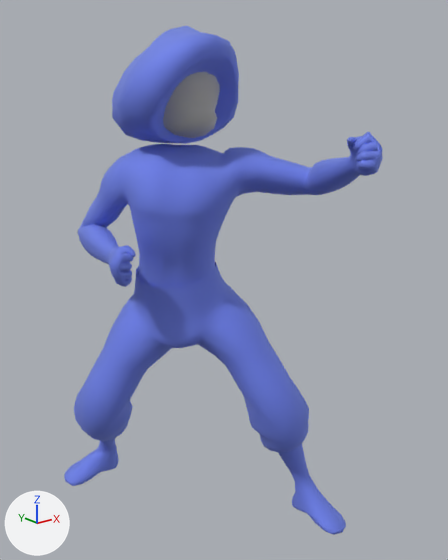
A saved change to the FBX model Shmubble/Assets/Animations/Player/PlayerIdle.fbx.
Rendered twice from a camera (50 mm lens) standing at (-2.69, -3.67, 3.27) and looking at (0.0, -0.31, 1.92). Lighting does not change. The marker at lower left points along +X, +Y and +Z. Both versions are drawn at frame 89 of the action 'metarig|metarigAction'; the numbers are the values there.

In view in the first picture: 'Body_low.001', 'Head', 'Hood_low.001', 'Pants_low.001'.
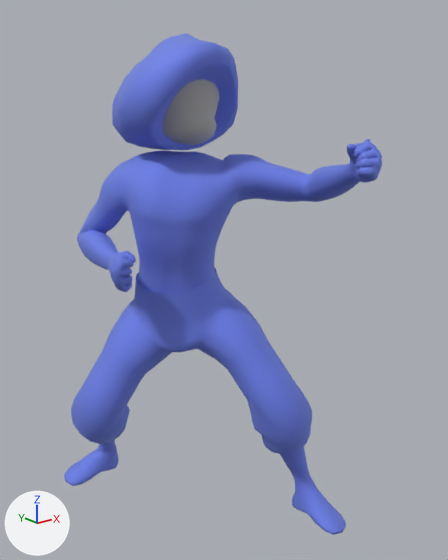
Pixel boxes [x1, y1, x2, y2] of what changed, in the pictures (448 x 560 px):
'Body_low.001', posed: before [64, 132, 383, 535]; after [64, 139, 382, 535]
'Pants_low.001', posed: before [74, 262, 309, 453]; after [71, 267, 312, 454]
'Hood_low.001', posed: before [112, 26, 239, 144]; after [112, 33, 238, 150]
'Head', posed: before [163, 72, 220, 138]; after [163, 79, 219, 145]
bone 'spine', root to tip: before (186, 318) to (183, 301); after (185, 323) to (183, 307)
bone 'thigh.L', root to tip: before (212, 299) to (277, 402); after (211, 304) to (281, 404)
bone 'shin.L', root to tip: before (277, 402) to (307, 490); after (281, 404) to (307, 490)
bone 'thigh.R', root to tip: before (153, 302) to (93, 405); after (153, 307) to (90, 409)
bone 'shin.R', root to tip: before (93, 405) to (103, 449); after (90, 409) to (103, 449)
bone 'HandIK.L', root to tip: before (355, 163) to (356, 165); after (355, 170) to (355, 171)
bone 'HandIK.R', root to tip: before (115, 256) to (115, 257); after (115, 261) to (115, 262)

The edits, one by one:
Bone 'spine' (bone_spine) moves from (0.0, -0.322, 0.0) to (0.0, -0.37, 0.0).
Bone 'thigh.L' (bone_thigh_l) moves from (0.057, -0.05, 0.06) to (0.059, -0.053, 0.061).
Bone 'thigh.L' (bone_thigh_l) turns from (-19, -33, -13) to (-22, -34, -14) degrees about its own x, y and z.
Bone 'shin.L' (bone_shin_l) turns from (22, -2, 0) to (29, -3, 2) degrees about its own x, y and z.
Bone 'thigh.R' (bone_thigh_r) moves from (-0.045, -0.042, -0.009) to (-0.047, -0.044, -0.009).
Bone 'thigh.R' (bone_thigh_r) turns from (-24, 2, 16) to (-27, 2, 17) degrees about its own x, y and z.
Bone 'shin.R' (bone_shin_r) turns from (46, 4, -4) to (52, 5, -6) degrees about its own x, y and z.
Bone 'HandIK.L' (bone_handik_l) moves from (-0.672, -1.053, 0.817) to (-0.672, -1.053, 0.777).
Bone 'HandIK.R' (bone_handik_r) moves from (0.285, 0.237, 0.126) to (0.285, 0.237, 0.087).
